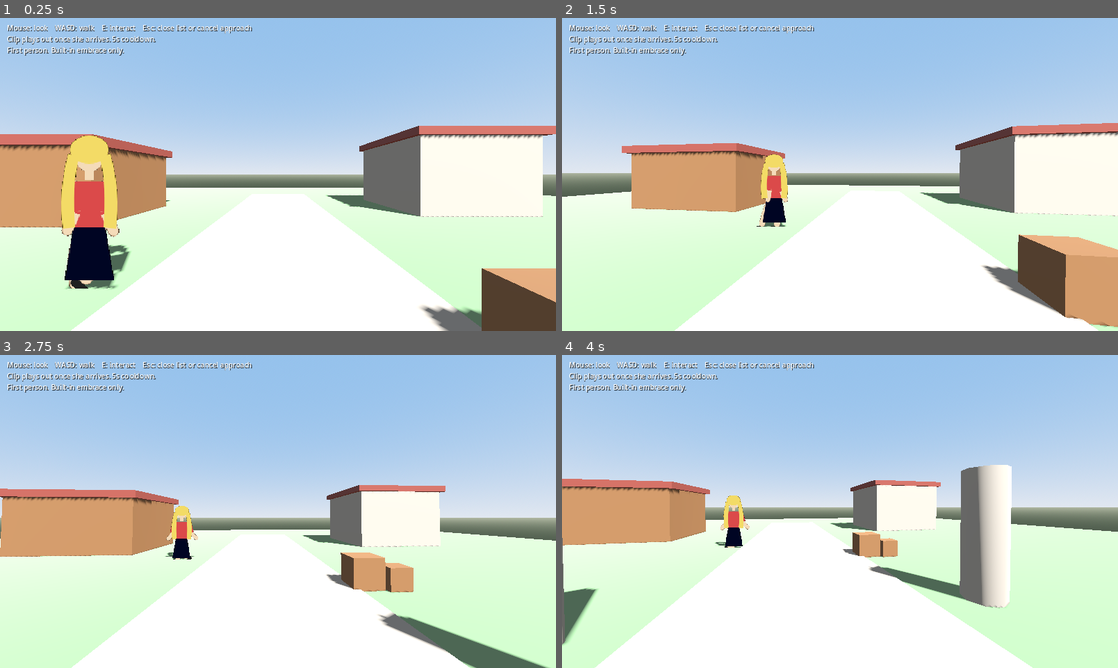
Above: before the commit, frames 1-4 (two rows, left to right).
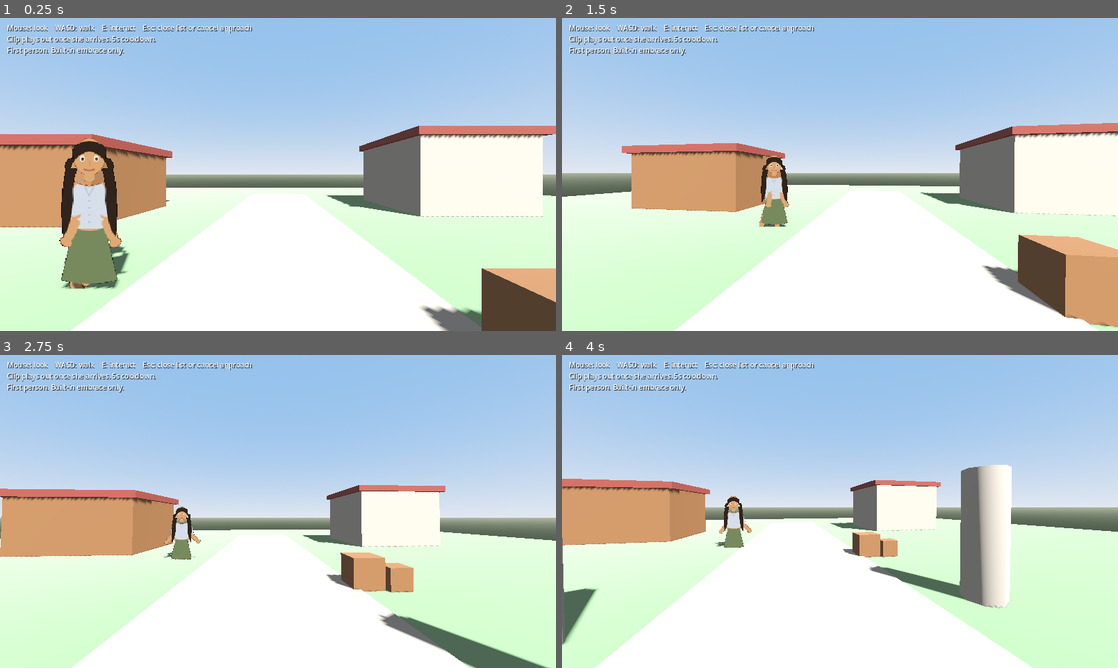
Above: after the commit, the same moments.

Repository: Fred4R/paperdoll-25d
Game: Godot game, scene res://scenes/main.tscn
Two runs of this game, one before a commit and one after it. Both use one fixed random seed, a clock stepped at 60 frames per second and the inputs below.
Inputs (mouse positions are in pixels of both pictures, inside the frame that each line leads up to):
- Up to frame 1 (0.25 s): no input
- Up to frame 2 (1.5 s): tap Enter at 0.5 s; move the mouse to (867, 174) at 0.52 s; hold W (move_forward) from 0.53 s (still down); tap 1 (cycle_hair) at 0.6 s; move the mouse to (812, 174) at 1.27 s; tap 3 (cycle_pants) at 1.35 s
- Up to frame 3 (2.75 s): keep holding W (move_forward); move the mouse to (289, 505) at 2.02 s; tap 2 (cycle_shirt) at 2.1 s
- Up to frame 4 (4 s): keep holding W (move_forward); move the mouse to (834, 517) at 2.77 s; tap E (interact) at 2.85 s; move the mouse to (878, 514) at 3.52 s; tap 1 (cycle_hair) at 3.6 s

The runs differ from the first frame. In frame 1, 4.3% of the frame differs, in the area x 10-24%, y 37-87%; in frame 2, 1.0%; in frame 3, 0.6%; in frame 4, 0.6%.

Commit message:
Add front cut-out sets and raise her embrace arms out of frame.
Female and male front pieces. Side and back are not in this commit.

Diff:
--- /dev/null
+++ b/assets/paperdoll/front/arm_f.svg
@@ -0,0 +1,5 @@
+<svg xmlns="http://www.w3.org/2000/svg" width="22" height="70" viewBox="0 0 22 70">
+  <rect x="5" y="0" width="12" height="36" rx="6" fill="#c4865a"/>
+  <rect x="5" y="34" width="12" height="28" rx="6" fill="#c4865a"/>
+  <ellipse cx="11" cy="64" rx="7" ry="5" fill="#c4865a"/>
+</svg>
--- /dev/null
+++ b/assets/paperdoll/front/arm_m.svg
@@ -0,0 +1,5 @@
+<svg xmlns="http://www.w3.org/2000/svg" width="22" height="70" viewBox="0 0 22 70">
+  <rect x="5" y="0" width="12" height="36" rx="6" fill="#d2a07a"/>
+  <rect x="5" y="34" width="12" height="28" rx="6" fill="#d2a07a"/>
+  <ellipse cx="11" cy="64" rx="7" ry="5" fill="#d2a07a"/>
+</svg>
--- /dev/null
+++ b/assets/paperdoll/front/body_f.svg
@@ -0,0 +1,5 @@
+<svg xmlns="http://www.w3.org/2000/svg" width="128" height="192" viewBox="0 0 128 192">
+  <ellipse cx="64" cy="28" rx="18" ry="21" fill="#c4865a"/>
+  <rect x="58" y="46" width="12" height="10" rx="3" fill="#c4865a"/>
+  <path d="M48 56 Q64 66 80 56 L90 78 Q92 104 84 116 L44 116 Q36 104 38 78 Z" fill="#c4865a"/>
+</svg>
--- /dev/null
+++ b/assets/paperdoll/front/body_m.svg
@@ -0,0 +1,5 @@
+<svg xmlns="http://www.w3.org/2000/svg" width="128" height="192" viewBox="0 0 128 192">
+  <ellipse cx="64" cy="28" rx="17" ry="20" fill="#d2a07a"/>
+  <rect x="59" y="46" width="10" height="10" rx="2" fill="#d2a07a"/>
+  <path d="M46 56 Q64 64 82 56 L88 80 Q86 112 78 118 L50 118 Q42 112 40 80 Z" fill="#d2a07a"/>
+</svg>
--- /dev/null
+++ b/assets/paperdoll/front/face_f.svg
@@ -0,0 +1,10 @@
+<svg xmlns="http://www.w3.org/2000/svg" width="128" height="192" viewBox="0 0 128 192">
+  <path d="M52 24 Q46 20 50 26" fill="none" stroke="#3a2a22" stroke-width="1.6" stroke-linecap="round"/>
+  <path d="M76 24 Q82 20 78 26" fill="none" stroke="#3a2a22" stroke-width="1.6" stroke-linecap="round"/>
+  <ellipse cx="56" cy="30" rx="3.2" ry="3.4" fill="#f4e2d2"/>
+  <ellipse cx="72" cy="30" rx="3.2" ry="3.4" fill="#f4e2d2"/>
+  <ellipse cx="56.4" cy="30.4" rx="1.6" ry="1.8" fill="#3a2a22"/>
+  <ellipse cx="72.4" cy="30.4" rx="1.6" ry="1.8" fill="#3a2a22"/>
+  <path d="M64 33 Q66 37 64 38" fill="none" stroke="#a86b48" stroke-width="1.2" stroke-linecap="round"/>
+  <path d="M58 42 Q64 45 70 42" fill="none" stroke="#8d4e42" stroke-width="1.4" stroke-linecap="round"/>
+</svg>
--- /dev/null
+++ b/assets/paperdoll/front/face_m.svg
@@ -0,0 +1,10 @@
+<svg xmlns="http://www.w3.org/2000/svg" width="128" height="192" viewBox="0 0 128 192">
+  <path d="M50 24 Q46 20 52 26" fill="none" stroke="#3a2a22" stroke-width="1.6" stroke-linecap="round"/>
+  <path d="M78 24 Q82 20 76 26" fill="none" stroke="#3a2a22" stroke-width="1.6" stroke-linecap="round"/>
+  <ellipse cx="56" cy="30" rx="2.8" ry="3" fill="#f4e2d2"/>
+  <ellipse cx="72" cy="30" rx="2.8" ry="3" fill="#f4e2d2"/>
+  <ellipse cx="56.3" cy="30.3" rx="1.4" ry="1.6" fill="#3a2a22"/>
+  <ellipse cx="72.3" cy="30.3" rx="1.4" ry="1.6" fill="#3a2a22"/>
+  <path d="M64 34 L64 38" fill="none" stroke="#a86b48" stroke-width="1.2" stroke-linecap="round"/>
+  <path d="M59 42 Q64 44 69 42" fill="none" stroke="#8d4e42" stroke-width="1.3" stroke-linecap="round"/>
+</svg>
--- /dev/null
+++ b/assets/paperdoll/front/hair_f.svg
@@ -0,0 +1,5 @@
+<svg xmlns="http://www.w3.org/2000/svg" width="128" height="192" viewBox="0 0 128 192">
+  <path d="M46 30 Q40 12 64 10 Q88 12 82 30 Q90 28 92 40 L88 46 Q80 24 64 22 Q48 24 40 46 L36 40 Q38 28 46 30 Z" fill="#2a211c"/>
+  <path d="M38 40 Q30 70 34 118 Q42 112 46 78 Q44 56 50 42 Z" fill="#2a211c"/>
+  <path d="M90 40 Q98 70 94 118 Q86 112 82 78 Q84 56 78 42 Z" fill="#2a211c"/>
+</svg>
--- /dev/null
+++ b/assets/paperdoll/front/hair_m.svg
@@ -0,0 +1,3 @@
+<svg xmlns="http://www.w3.org/2000/svg" width="128" height="192" viewBox="0 0 128 192">
+  <path d="M48 30 Q44 14 64 14 Q84 14 80 30 Q86 28 84 40 L78 36 Q74 22 64 22 Q54 22 50 36 L44 40 Q42 28 48 30 Z" fill="#2a211c"/>
+</svg>
--- /dev/null
+++ b/assets/paperdoll/front/leg_f.svg
@@ -0,0 +1,4 @@
+<svg xmlns="http://www.w3.org/2000/svg" width="20" height="72" viewBox="0 0 20 72">
+  <rect x="4" y="0" width="12" height="36" rx="6" fill="#c4865a"/>
+  <rect x="4" y="34" width="12" height="36" rx="6" fill="#c4865a"/>
+</svg>
--- /dev/null
+++ b/assets/paperdoll/front/leg_m.svg
@@ -0,0 +1,4 @@
+<svg xmlns="http://www.w3.org/2000/svg" width="20" height="72" viewBox="0 0 20 72">
+  <rect x="4" y="0" width="12" height="36" rx="6" fill="#d2a07a"/>
+  <rect x="4" y="34" width="12" height="36" rx="6" fill="#d2a07a"/>
+</svg>
--- /dev/null
+++ b/assets/paperdoll/front/shirt_f.svg
@@ -0,0 +1,8 @@
+<svg xmlns="http://www.w3.org/2000/svg" width="128" height="192" viewBox="0 0 128 192">
+  <path d="M50 58 Q64 66 78 58 L88 74 Q90 102 80 110 L48 110 Q38 102 40 74 Z" fill="#b7c4d4"/>
+  <path d="M58 60 L64 72 L70 60" fill="none" stroke="#8fa0b4" stroke-width="1.2"/>
+  <circle cx="64" cy="78" r="1.1" fill="#8fa0b4"/>
+  <circle cx="64" cy="86" r="1.1" fill="#8fa0b4"/>
+  <circle cx="64" cy="94" r="1.1" fill="#8fa0b4"/>
+  <circle cx="64" cy="102" r="1.1" fill="#8fa0b4"/>
+</svg>
--- /dev/null
+++ b/assets/paperdoll/front/shirt_m.svg
@@ -0,0 +1,3 @@
+<svg xmlns="http://www.w3.org/2000/svg" width="128" height="192" viewBox="0 0 128 192">
+  <path d="M48 56 Q64 64 80 56 L86 78 Q84 110 76 116 L52 116 Q44 110 42 78 Z" fill="#4a6ea8"/>
+</svg>
--- /dev/null
+++ b/assets/paperdoll/front/shoe_f.svg
@@ -0,0 +1,3 @@
+<svg xmlns="http://www.w3.org/2000/svg" width="22" height="10" viewBox="0 0 22 10">
+  <ellipse cx="11" cy="5" rx="10" ry="4" fill="#5c4636"/>
+</svg>
--- /dev/null
+++ b/assets/paperdoll/front/shoe_m.svg
@@ -0,0 +1,3 @@
+<svg xmlns="http://www.w3.org/2000/svg" width="22" height="10" viewBox="0 0 22 10">
+  <ellipse cx="11" cy="5" rx="10" ry="4" fill="#3e342c"/>
+</svg>
--- /dev/null
+++ b/assets/paperdoll/front/skirt_f.svg
@@ -0,0 +1,3 @@
+<svg xmlns="http://www.w3.org/2000/svg" width="128" height="192" viewBox="0 0 128 192">
+  <path d="M46 108 Q64 116 82 108 L96 168 Q64 176 32 168 Z" fill="#5d6b4a"/>
+</svg>
--- /dev/null
+++ b/assets/paperdoll/front/sleeve_f.svg
@@ -0,0 +1,3 @@
+<svg xmlns="http://www.w3.org/2000/svg" width="24" height="34" viewBox="0 0 24 34">
+  <rect x="4" y="0" width="16" height="32" rx="7" fill="#b7c4d4"/>
+</svg>
--- /dev/null
+++ b/assets/paperdoll/front/sleeve_m.svg
@@ -0,0 +1,3 @@
+<svg xmlns="http://www.w3.org/2000/svg" width="24" height="34" viewBox="0 0 24 34">
+  <rect x="4" y="0" width="16" height="32" rx="7" fill="#4a6ea8"/>
+</svg>
--- a/data/clips/embrace.json
+++ b/data/clips/embrace.json
@@ -13,8 +13,8 @@
       "knee_r": [[0.0, 0.05], [4.0, 0.05]]
     },
     "npc": {
-      "arm_l": [[0.0, 0.0], [0.7, -0.95], [1.4, -1.2], [3.2, -1.2], [4.0, 0.0]],
-      "arm_r": [[0.0, 0.0], [0.7, 0.95], [1.4, 1.2], [3.2, 1.2], [4.0, 0.0]],
+      "arm_l": [[0.0, 0.0], [0.7, -1.4], [1.4, -2.2], [3.2, -2.2], [4.0, 0.0]],
+      "arm_r": [[0.0, 0.0], [0.7, 1.4], [1.4, 2.2], [3.2, 2.2], [4.0, 0.0]],
       "elbow_l": [[0.0, 0.52], [0.7, 0.95], [1.4, 1.1], [3.2, 1.1], [4.0, 0.52]],
       "elbow_r": [[0.0, -0.52], [0.7, -0.95], [1.4, -1.1], [3.2, -1.1], [4.0, -0.52]],
       "leg_l": [[0.0, 0.04], [1.4, 0.08], [3.2, 0.08], [4.0, 0.0]],
--- a/scripts/paperdoll.gd
+++ b/scripts/paperdoll.gd
@@ -17,14 +17,10 @@
 const ELBOW_REST := 0.52
 
 const HAIR_MALE := [
-	"res://assets/paperdoll/hair_short.svg",
-	"res://assets/paperdoll/hair_brown.svg",
-	"res://assets/paperdoll/hair_black.svg",
+	"res://assets/paperdoll/front/hair_m.svg",
 ]
 const HAIR_FEMALE := [
-	"res://assets/paperdoll/hair_long_blonde.svg",
-	"res://assets/paperdoll/hair_long_brown.svg",
-	"res://assets/paperdoll/hair_long_black.svg",
+	"res://assets/paperdoll/front/hair_f.svg",
 ]
 const SHIRT_COLORS := [
 	Color("4682c8"),
@@ -39,12 +35,21 @@
 	Color("28325a"),
 	Color("8c2430"),
 ]
-const BODY_MALE := "res://assets/paperdoll/body_male.svg"
-const BODY_FEMALE := "res://assets/paperdoll/body_female.svg"
-const ARM_MALE := "res://assets/paperdoll/arm_male.svg"
-const ARM_FEMALE := "res://assets/paperdoll/arm_female.svg"
-const LEG_MALE := "res://assets/paperdoll/leg_male.svg"
-const LEG_FEMALE := "res://assets/paperdoll/leg_female.svg"
+const BODY_MALE := "res://assets/paperdoll/front/body_m.svg"
+const BODY_FEMALE := "res://assets/paperdoll/front/body_f.svg"
+const ARM_MALE := "res://assets/paperdoll/front/arm_m.svg"
+const ARM_FEMALE := "res://assets/paperdoll/front/arm_f.svg"
+const LEG_MALE := "res://assets/paperdoll/front/leg_m.svg"
+const LEG_FEMALE := "res://assets/paperdoll/front/leg_f.svg"
+const FACE_FEMALE := "res://assets/paperdoll/front/face_f.svg"
+const FACE_MALE := "res://assets/paperdoll/front/face_m.svg"
+const SHIRT_FRONT_F := "res://assets/paperdoll/front/shirt_f.svg"
+const SHIRT_FRONT_M := "res://assets/paperdoll/front/shirt_m.svg"
+const SKIRT_FRONT_F := "res://assets/paperdoll/front/skirt_f.svg"
+const SLEEVE_FRONT_F := "res://assets/paperdoll/front/sleeve_f.svg"
+const SLEEVE_FRONT_M := "res://assets/paperdoll/front/sleeve_m.svg"
+const SHOE_FRONT_F := "res://assets/paperdoll/front/shoe_f.svg"
+const SHOE_FRONT_M := "res://assets/paperdoll/front/shoe_m.svg"
 
 @onready var body: Sprite2D = $Body
 @onready var shirt: Sprite2D = $Shirt
@@ -184,11 +189,18 @@
 		body.texture = load(BODY_FEMALE if female else BODY_MALE)
 	if hair:
 		hair.texture = load(_hairs()[hair_i])
+	if eyes:
+		eyes.texture = load(FACE_FEMALE if female else FACE_MALE)
 	if shirt:
-		shirt.modulate = SHIRT_COLORS[shirt_i]
+		shirt.texture = load(SHIRT_FRONT_F if female else SHIRT_FRONT_M)
+		shirt.modulate = Color.WHITE
 	if skirt:
 		skirt.visible = female
-		skirt.modulate = _lowers()[pants_i]
+		if female:
+			skirt.texture = load(SKIRT_FRONT_F)
+			skirt.modulate = Color.WHITE
+	var shoe_tex: Texture2D = load(SHOE_FRONT_F if female else SHOE_FRONT_M)
+	var sleeve_tex: Texture2D = load(SLEEVE_FRONT_F if female else SLEEVE_FRONT_M)
 	for pivot in [leg_l, leg_r]:
 		if pivot == null:
 			continue
@@ -200,6 +212,7 @@
 		_half(shin, false)
 		pivot.get_node("Knee").position = Vector2(0, mid)
 		var shoe: Sprite2D = pivot.get_node("Knee/Shoe")
+		shoe.texture = shoe_tex
 		var shoe_size := shoe.texture.get_size()
 		shoe.offset = Vector2(-shoe_size.x * 0.5, 0)
 		shoe.position = Vector2(0, shin.region_rect.size.y - 2.0)
@@ -221,7 +234,8 @@
 		_half(forearm, false)
 		pivot.get_node("Elbow").position = Vector2(0, mid)
 		var sleeve: Sprite2D = pivot.get_node("Sleeve")
-		sleeve.modulate = SHIRT_COLORS[shirt_i]
+		sleeve.texture = sleeve_tex
+		sleeve.modulate = Color.WHITE
 		var sleeve_size := sleeve.texture.get_size()
 		sleeve.offset = Vector2(-sleeve_size.x * 0.5, 0)
 
Not shown, changed: CHECKLIST.md
